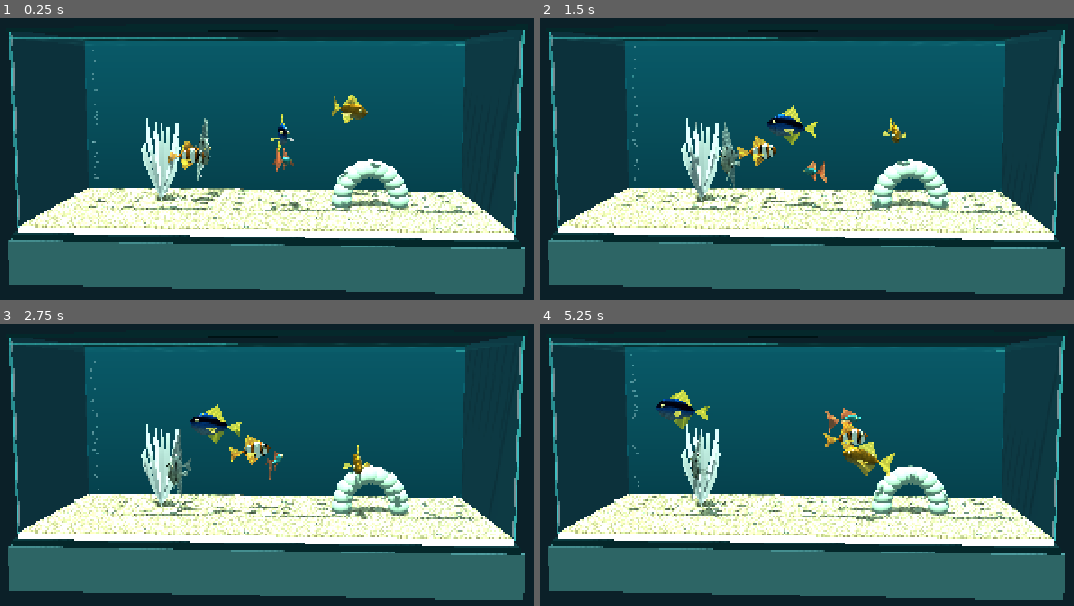
Above: before the commit, frames 1-4 (two rows, left to right).
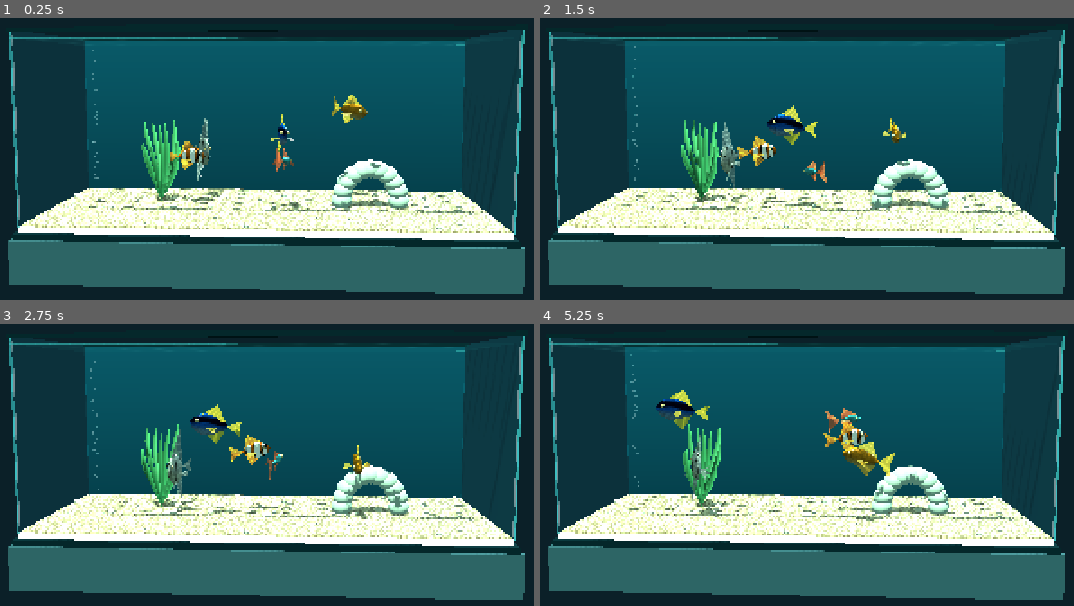
Above: after the commit, the same moments.

Repository: arsyue/littleharbor
Game: Godot game, scene res://aquarium.tscn
Same seed, same stepped clock (60 frames per second), same inputs: the game is played once before the commit and once after it.
Inputs (mouse positions are in pixels of both pictures, inside the frame that each line leads up to):
- Up to frame 1 (0.25 s): no input
- Up to frame 2 (1.5 s): move the mouse to (983, 113) at 0.52 s; click (983, 113) at 0.67 s; drag from (646, 156) to (769, 223) at 1.27 s
- Up to frame 3 (2.75 s): move the mouse to (347, 343) at 2.02 s; click (347, 343) at 2.17 s
- Up to frame 4 (5.25 s): drag from (769, 529) to (566, 374) at 2.77 s; move the mouse to (1047, 507) at 3.52 s; click (1047, 507) at 3.67 s; drag from (566, 374) to (689, 329) at 4.27 s; move the mouse to (844, 439) at 5.02 s; click (844, 439) at 5.17 s

The runs differ from the first frame. In frame 1, 1.4% of the frame differs, in the area x 26-37%, y 35-65%; in frame 2, 1.4%; in frame 3, 1.1%; in frame 4, 1.2%.

Commit message:
Validate preserved WebP artwork by file signature and correct leaf shader typing

Diff:
--- a/godot/aquarium.gd
+++ b/godot/aquarium.gd
@@ -179,7 +179,7 @@
 shader_type spatial;
 render_mode cull_disabled;
 uniform vec4 leaf:source_color;
-void vertex(){VERTEX.x+=sin(TIME*0.8+VERTEX.y*2.5+INSTANCE_ID)*VERTEX.y*0.035;}
+void vertex(){VERTEX.x+=sin(TIME*0.8+VERTEX.y*2.5+float(INSTANCE_ID))*VERTEX.y*0.035;}
 void fragment(){ALBEDO=leaf.rgb*(0.65+UV.x*0.4);ROUGHNESS=0.52;}
 """
 	var material:=ShaderMaterial.new();material.shader=shader;material.set_shader_parameter("leaf",color)
Not shown, changed: cloud/assets.mjs
